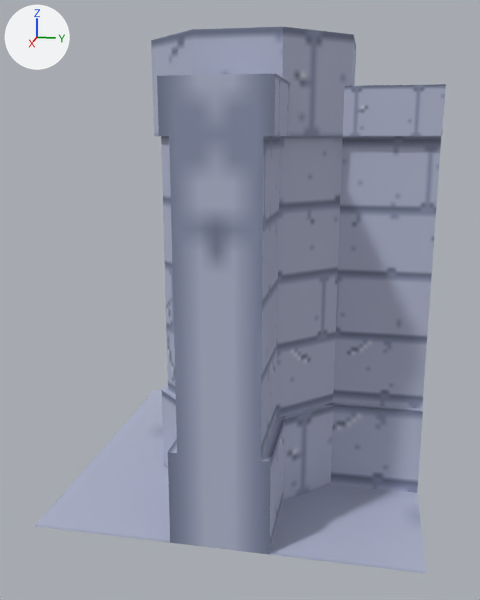
Before and after pictures for a commit that changed the FBX model UPX/Assets/src/Models/Pillar_Wall_L.fbx.
The view is the same before and after, from a camera (50 mm lens) standing at (3.86, 0.68, 2.0) and looking at (0.07, -0.08, 1.05). The axes (+X, +Y, +Z) are drawn at upper left. The lights are the same throughout. Where no turn or scale is listed for an object, it has been applied to the vertices.

Objects in the first picture: 'Pillar_Wall_L'.
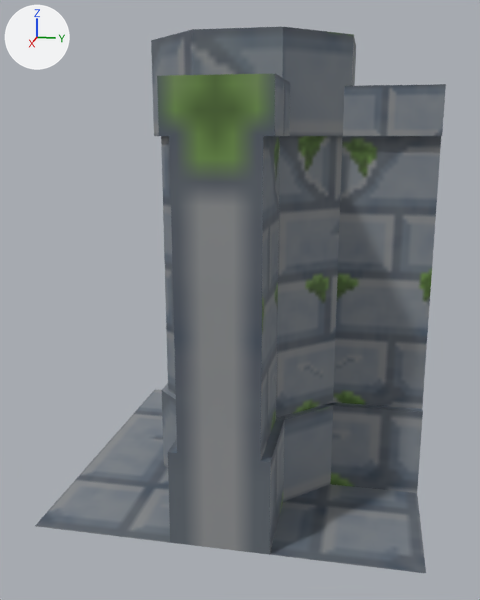
Where the change shows, as pixel boxes (x1, y1, x2, y2) in the pictures (480 x 600 px):
'Pillar_Wall_L', surface changed: (35, 27, 446, 573) in both
part 1 of me_cube_019, surface changed: (35, 389, 426, 573) in both

The edits, one by one:
Picture 'Brick Tile.png' (img_brick_tile_png) is new.
Material 'Wall' (mat_wall) changes its picture from img_wall_1_png to img_brick_tile_png.
me_cube_019 has 111 vertices, 81 faces and spans x -1.0..1.0, y -1.0..1.0, z 0.0..2.5.
me_cube_019 is used by ob_pillar_wall_l; location (0.0, 0.0, 0.0).
me_cube_019 part 1: texture (UV) coordinates of 1 of 81 faces, centred in x 0.0, y 0.0, z 0.0, changed; they spanned u 0.44..0.64, v 0.54..0.74 and now span u 0.0..1.0, v 0.0..1.0.
